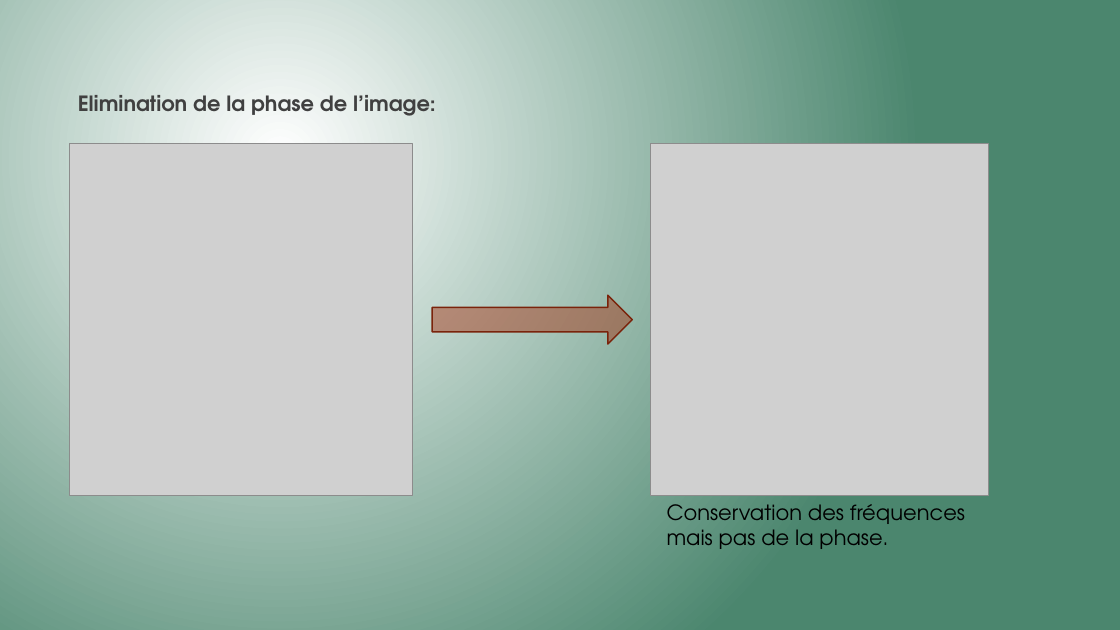
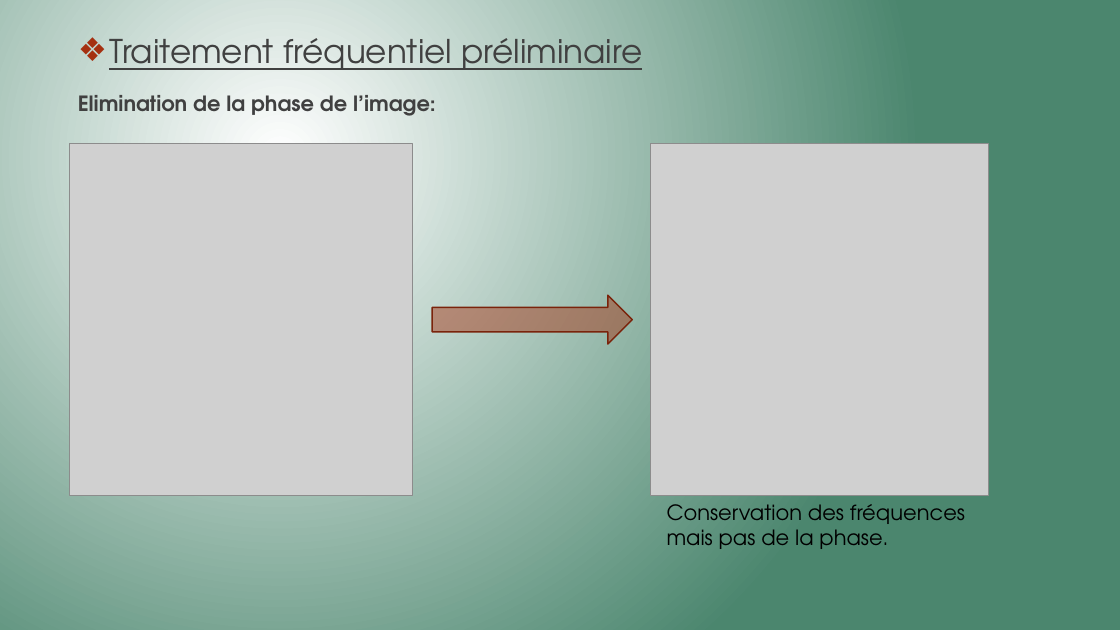
Before and after one commit to Killian-Herveau/PIMS, a slide deck: slide 12 of Pres_Avril/PresentationPIMSAvril.pptx. Drawn at 1120x630 pixels with LibreOffice and Linux fonts; fonts in the diff are those of the drawing; grey boxes stand for pictures. Boxes give left, top, right and bottom in pixels: in the first picture for what was removed or moved away, otherwise in the second. Text is boxed around its words. In the diff, an @@ line names an element or a change of style, - is before the commit and + after.

```diff
--- a/Pres_Avril/PresentationPIMSAvril.pptx
+++ b/Pres_Avril/PresentationPIMSAvril.pptx
@@ text added at bbox=[109, 38, 642, 70], 28 pt, text #404040, underline @@
+❖ Traitement fréquentiel préliminaire
```
Also in this commit, not shown: 9 other slides changed, 5 slides added, 2 slides removed, 1 other file.
